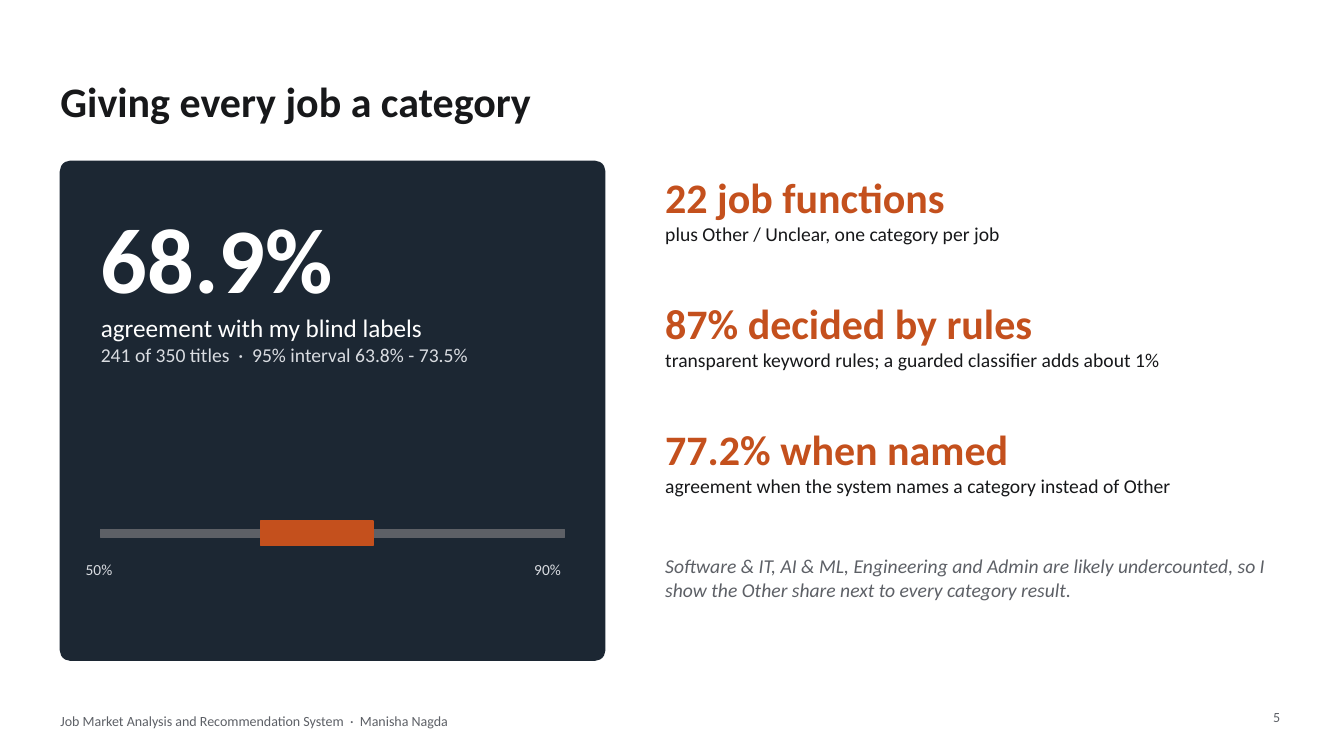
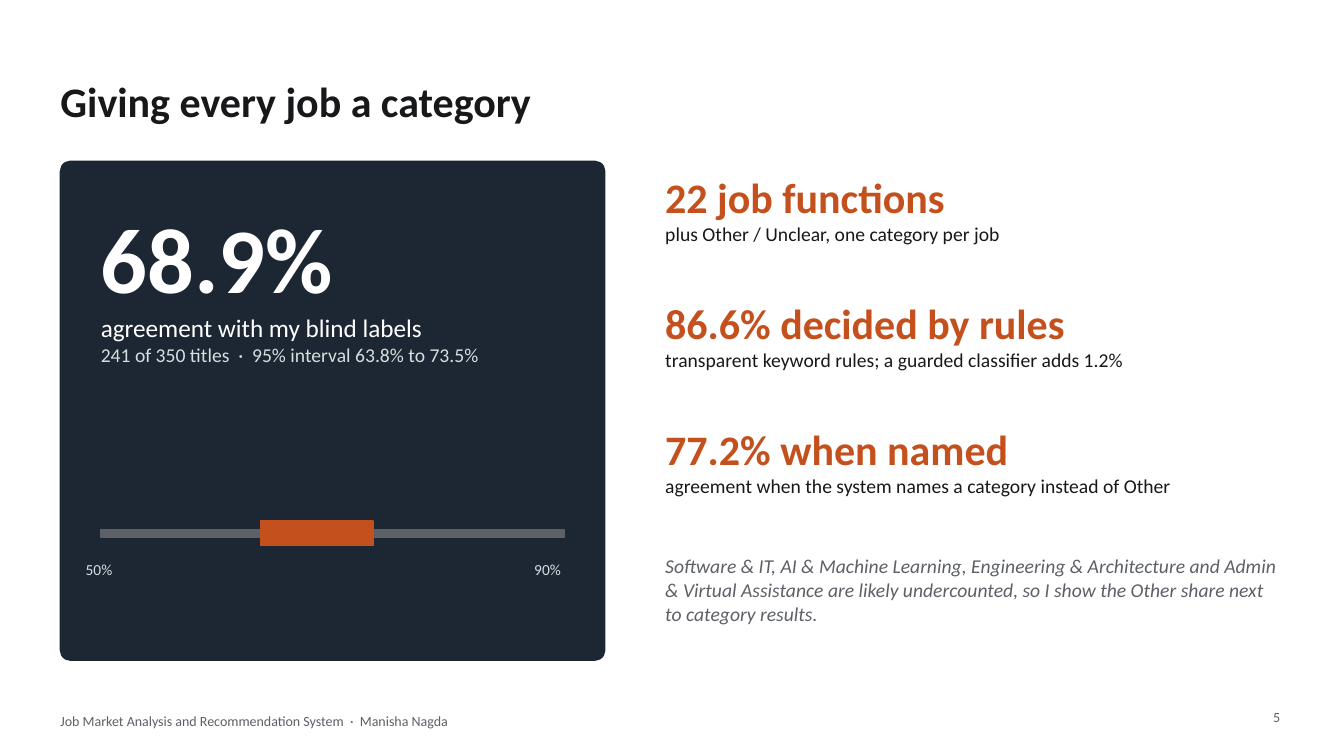
Before and after one commit to manishanagda1997-debug/Project_8_NHIS, a slide deck: slide 5 of reports/job_market_presentation.pptx. Drawn at 1344x756 pixels with LibreOffice and Linux fonts; fonts in the diff are those of the drawing. Boxes give left, top, right and bottom in pixels: in the first picture for what was removed or moved away, otherwise in the second. Text is boxed around its words. In the diff, an @@ line names an element or a change of style, - is before the commit and + after.

```diff
--- a/reports/job_market_presentation.pptx
+++ b/reports/job_market_presentation.pptx
@@ text at <box>665,309,1123,371</box>: text changed @@
-87% decided by rules
-transparent keyword rules; a guarded classifier adds about 1%
+86.6% decided by rules
+transparent keyword rules; a guarded classifier adds 1.2%
@@ text at <box>101,348,479,362</box>: text changed @@
-241 of 350 titles · 95% interval 63.8% - 73.5%
+241 of 350 titles · 95% interval 63.8% to 73.5%
@@ text at <box>665,559,1276,625</box>: text changed @@
-Software & IT, AI & ML, Engineering and Admin are likely undercounted, so I show the Other share next to every category result.
+Software & IT, AI & Machine Learning, Engineering & Architecture and Admin & Virtual Assistance are likely undercounted, so I show the Other share next to category results.
```
Also in this commit, not shown: 11 other slides changed, 1 other file.
